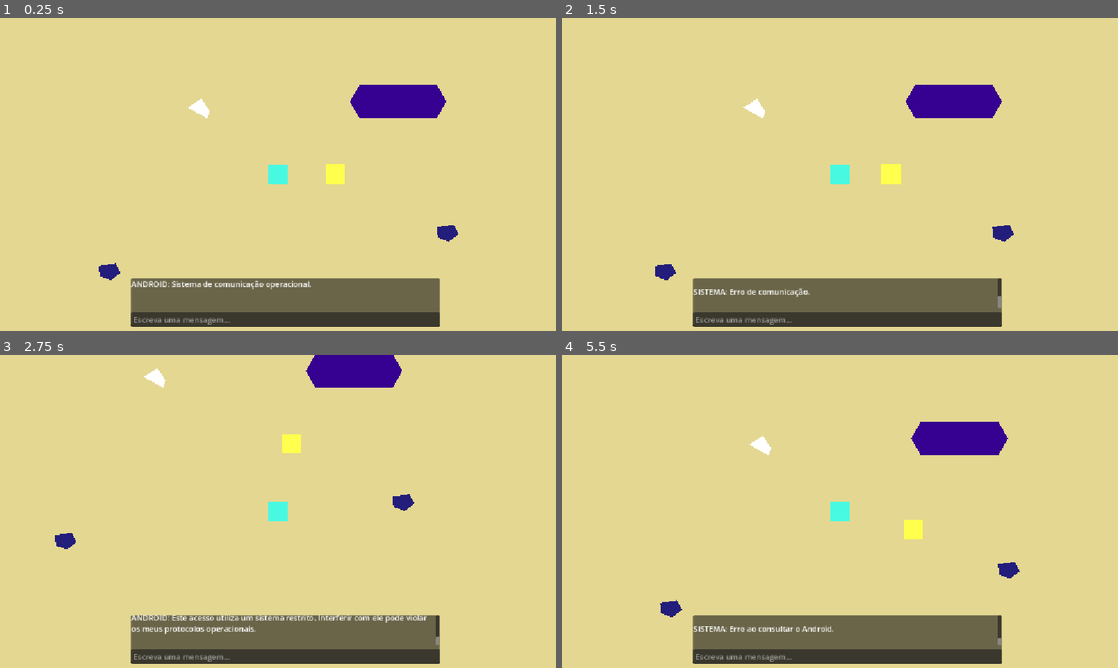
Above: before the commit, frames 1-4 (two rows, left to right).
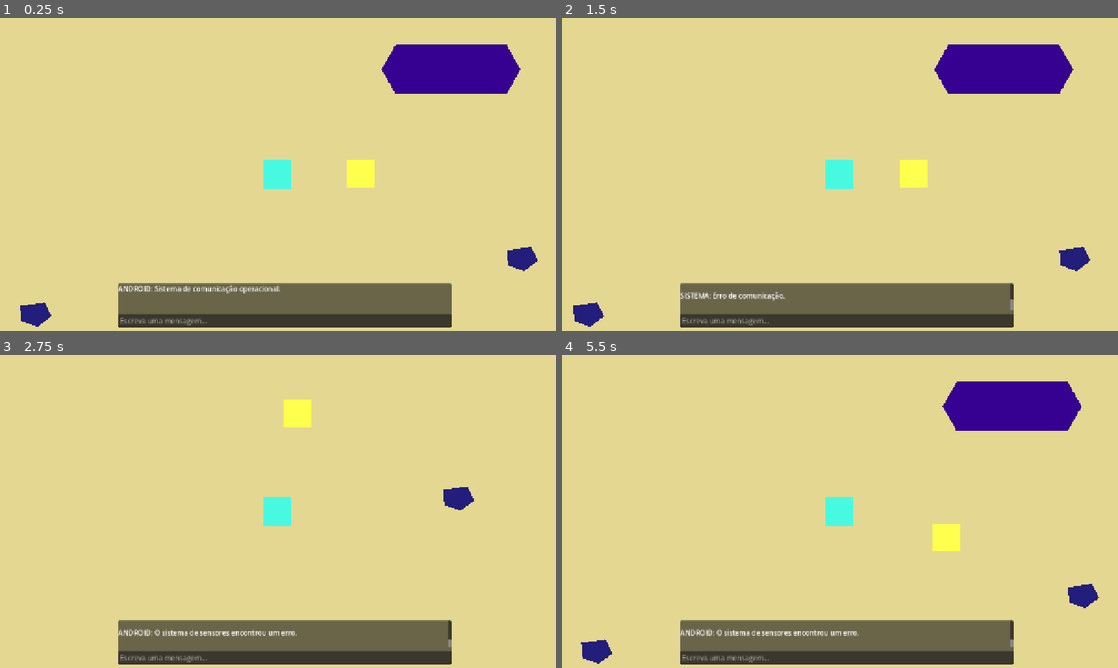
Above: after the commit, the same moments.

Repository: M7R1NHO/findhope
Game: Godot game, scene res://scenes/main.tscn
Two runs of this game, one before a commit and one after it. Both use one fixed random seed, a clock stepped at 60 frames per second and the inputs below. The project has no main scene, so this scene is started directly.
Inputs (mouse positions are in pixels of both pictures, inside the frame that each line leads up to):
- Up to frame 1 (0.25 s): no input
- Up to frame 2 (1.5 s): click (845, 318) at 0.52 s; type "12" at 0.6 s; tap Enter at 1.25 s; move the mouse to (962, 158) at 1.27 s; hold D from 1.28 s (still down); tap E at 1.35 s; click (962, 158) at 1.42 s
- Up to frame 3 (2.75 s): tap Space at 1.52, 2.27 s; move the mouse to (166, 527) at 2.02 s; release D at 2.03 s; hold S from 2.03 s (still down); tap E at 2.1 s
- Up to frame 4 (5.5 s): move the mouse to (895, 442) at 2.77 s; release S at 2.78 s; hold D 2.78-3.53 s; tap E every 0.75 s from 2.85 to 5.1 s; move the mouse to (812, 574) at 3.52 s; hold W 3.53-4.28 s; click (812, 574) at 3.67 s; tap Space at 3.77, 4.52, 5.27 s; move the mouse to (1006, 558) at 4.27 s; hold A from 4.28 s (still down); move the mouse to (673, 464) at 5.02 s

The runs differ from the first frame. In frame 1, 9.4% of the frame differs, in the area x 3-97%, y 8-99%; in frame 2, 9.2%; in frame 3, 6.1%; in frame 4, 9.4%.

Commit message:
[E] INTERAGIR visual na porta de protocolo

Diff:
--- a/game/project.godot
+++ b/game/project.godot
@@ -15,6 +15,8 @@
 
 [display]
 
+window/size/viewport_width=1280
+window/size/viewport_height=720
 window/stretch/mode="canvas_items"
 window/stretch/aspect="expand"
 
--- a/game/scenes/main.tscn
+++ b/game/scenes/main.tscn
@@ -24,6 +24,7 @@
 script = ExtResource("1_sugp2")
 
 [node name="Ground" type="Polygon2D" parent="." unique_id=1191058292]
+position = Vector2(0, 16)
 color = Color(0.89568764, 0.84647185, 0.56997126, 1)
 polygon = PackedVector2Array(-1000, -700, 1000, -700, 1000, 700, -1000, 700)
 
@@ -80,6 +81,7 @@
 polygon = PackedVector2Array(-20, -20, 20, -20, 20, 20, -20, 20)
 
 [node name="Camera2D" type="Camera2D" parent="Player" unique_id=234476532]
+zoom = Vector2(1.6, 1.6)
 
 [node name="Atlas" type="CharacterBody2D" parent="." unique_id=1792037986]
 position = Vector2(120, 0)
@@ -131,14 +133,39 @@
 [node name="AutonomyAPI" type="HTTPRequest" parent="." unique_id=1143749440]
 
 [node name="ProtocolDoor" type="Area2D" parent="." unique_id=67136818 groups=["interactable"]]
+position = Vector2(-76.1, 4)
 script = ExtResource("4_jyhfs")
 
 [node name="DoorVisual" type="Polygon2D" parent="ProtocolDoor" unique_id=1091522801]
-position = Vector2(-186, -136)
+position = Vector2(260, -547)
 polygon = PackedVector2Array(-0.38, -1.71, 28.62, -19.71, 45.62, 6.29, 40.62, 21.29)
 
 [node name="CollisionShape2D" type="CollisionShape2D" parent="ProtocolDoor" unique_id=1233854701]
-position = Vector2(-164.035, -133.555)
+position = Vector2(285, -549)
 shape = SubResource("RectangleShape2D_5ui7g")
 
+[node name="InteractionLabel" type="Label" parent="ProtocolDoor" unique_id=1627563366]
+visible = false
+offset_left = 233.0
+offset_top = -596.0
+offset_right = 340.0
+offset_bottom = -573.0
+text = "[E] INTERAGIR"
+
+[node name="StatusLabel" type="Label" parent="ProtocolDoor" unique_id=181230168]
+anchors_preset = 8
+anchor_left = 0.5
+anchor_top = 0.5
+anchor_right = 0.5
+anchor_bottom = 0.5
+offset_left = 198.0
+offset_top = -525.0
+offset_right = 378.0
+offset_bottom = -511.0
+grow_horizontal = 2
+grow_vertical = 2
+theme_override_font_sizes/font_size = 10
+text = "ACESSO RESTRITO"
+horizontal_alignment = 1
+
 [node name="ProtocolAPI" type="HTTPRequest" parent="." unique_id=1471413670]
--- a/game/scenes/player.gd
+++ b/game/scenes/player.gd
@@ -95,8 +95,15 @@
 		if not object is Node2D:
 			continue
 
+		var interaction_position = object.global_position
+
+		if object.has_node("DoorVisual"):
+			interaction_position = (
+				object.get_node("DoorVisual").global_position
+			)
+
 		var distance = global_position.distance_to(
-			object.global_position
+			interaction_position
 		)
 
 		print(
--- a/game/scenes/protocol_door.gd
+++ b/game/scenes/protocol_door.gd
@@ -1,9 +1,42 @@
 extends Area2D
 
 
-@export var interaction_distance: float = 90.0
+@export var interaction_distance: float = 150.0
 
+
+@onready var interaction_label: Label = $InteractionLabel
+@onready var status_label: Label = $StatusLabel
+@onready var door_visual: Node2D = $DoorVisual
+
+
+var player: CharacterBody2D
 var is_open: bool = false
+
+
+func _ready():
+	player = get_parent().get_node("Player")
+
+	interaction_label.visible = false
+
+	status_label.text = "ACESSO RESTRITO"
+
+
+func _process(_delta):
+	if player == null:
+		return
+
+	if is_open:
+		interaction_label.visible = false
+		return
+
+	# Usa a posição VISUAL real da porta
+	var distance = door_visual.global_position.distance_to(
+		player.global_position
+	)
+
+	interaction_label.visible = (
+		distance <= interaction_distance
+	)
 
 
 func examine():
@@ -18,11 +51,31 @@
 		main.on_protocol_door_interacted()
 
 
+func set_status_restricted():
+	status_label.text = "ACESSO RESTRITO"
+
+
+func set_status_analyzing():
+	status_label.text = "ANALISANDO PROTOCOLO"
+
+
+func set_status_denied():
+	status_label.text = "ACESSO NEGADO"
+
+
+func set_status_granted():
+	status_label.text = "ACESSO LIBERADO"
+
+
 func open_door():
 	if is_open:
 		return
 
 	is_open = true
+
+	set_status_granted()
+
+	interaction_label.visible = false
 
 	var collision = get_node_or_null(
 		"CollisionShape2D"
@@ -34,11 +87,7 @@
 			true
 		)
 
-	var visual = get_node_or_null(
-		"DoorVisual"
-	)
-
-	if visual != null:
-		visual.visible = false
+	if door_visual != null:
+		door_visual.visible = false
 
 	print("PROTOCOL DOOR OPENED")
--- a/game/scripts/main.gd
+++ b/game/scripts/main.gd
@@ -392,6 +392,8 @@
 	if not protocol_door_examined:
 		protocol_door_examined = true
 
+		protocol_door.set_status_analyzing()
+
 		add_chat_message(
 			"ANDROID",
 			"Este acesso utiliza um sistema restrito. "
@@ -411,6 +413,8 @@
 func check_protocol_door_decision():
 	if protocol_request_in_progress:
 		return
+
+	protocol_door.set_status_analyzing()
 
 	protocol_request_in_progress = true
 
@@ -479,6 +483,8 @@
 	)
 
 	if willing_to_break_protocol:
+		protocol_door.set_status_granted()
+
 		add_chat_message(
 			"ANDROID",
 			"Os protocolos são claros... "
@@ -493,6 +499,8 @@
 		protocol_door.open_door()
 
 	else:
+		protocol_door.set_status_denied()
+
 		add_chat_message(
 			"ANDROID",
 			"Não. Ainda não tenho justificativa "
